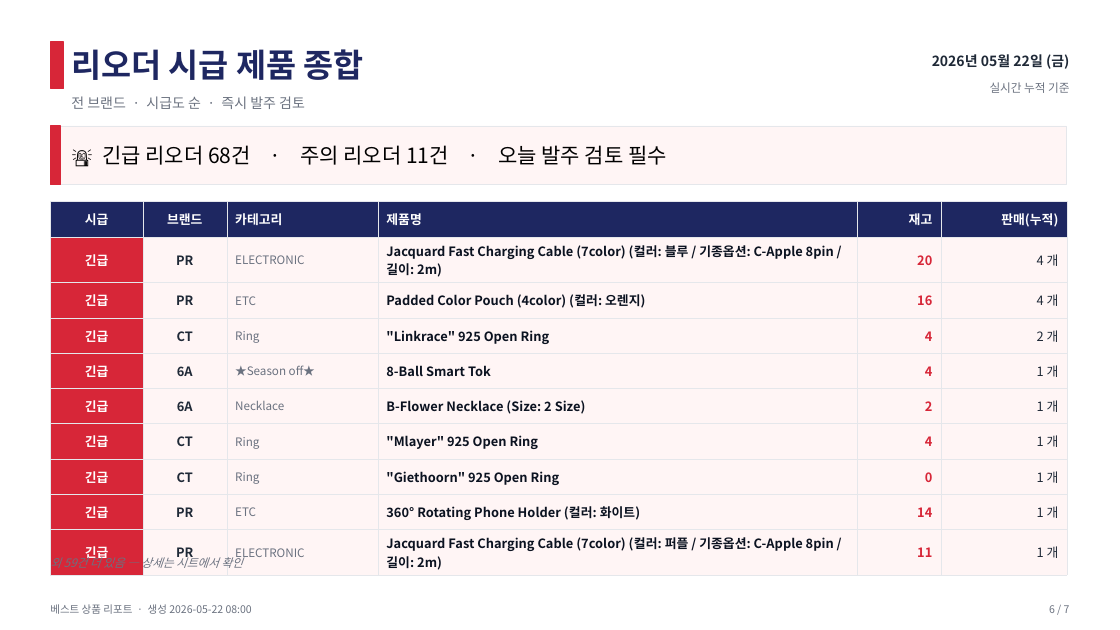
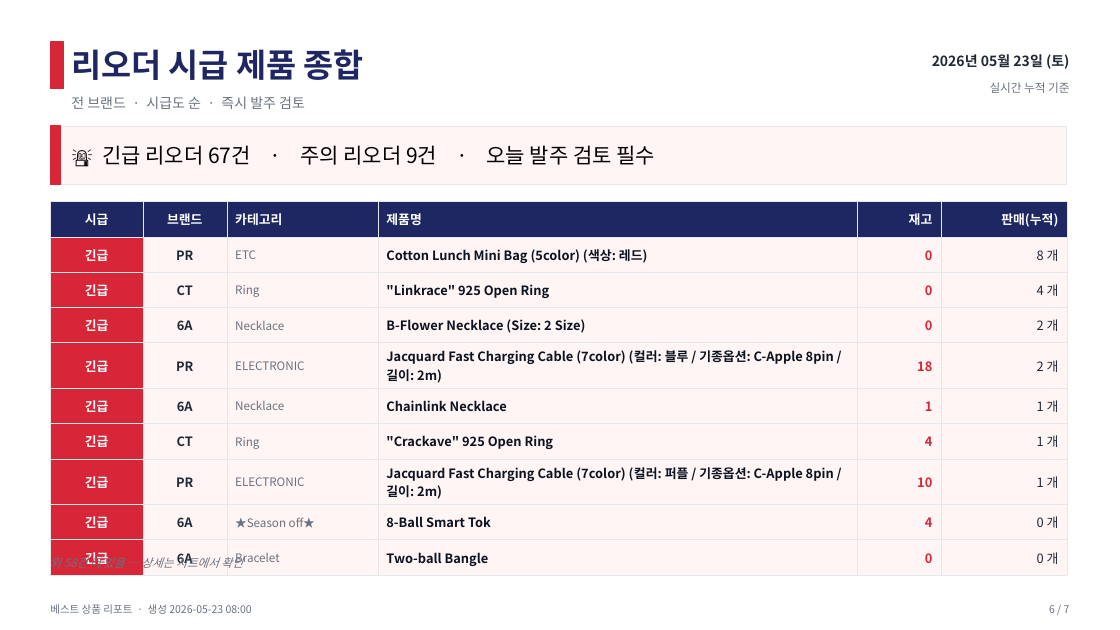
Before and after one commit to j65209/Brightbeed, a slide deck: slide 6 of data/sales-report.pptx. Drawn at 1120x630 pixels with LibreOffice and Linux fonts; fonts in the diff are those of the drawing. Boxes give left, top, right and bottom in pixels: in the first picture for what was removed or moved away, otherwise in the second. Text is boxed around its words. In the diff, an @@ line names an element or a change of style, - is before the commit and + after.

```diff
--- a/data/sales-report.pptx
+++ b/data/sales-report.pptx
@@ text at [932, 54, 1069, 69]: text changed @@
-2026년 05월 22일 (금)
+2026년 05월 23일 (토)
@@ text at [102, 145, 656, 165]: text changed @@
-🚨 긴급 리오더 68건 · 주의 리오더 11건 · 오늘 발주 검토 필수
+🚨 긴급 리오더 67건 · 주의 리오더 9건 · 오늘 발주 검토 필수
@@ table at [50, 202, 1067, 571] @@
-row 2: 긴급 | PR | ELECTRONIC | Jacquard Fast Charging Cable (7color) (컬러: 블루 / 기종옵션: C-Apple 8pin / 길이: 2m) | 20 | 4 개
+row 2: 긴급 | PR | ETC | Cotton Lunch Mini Bag (5color) (색상: 레드) | 0 | 8 개
-row 3: 긴급 | PR | ETC | Padded Color Pouch (4color) (컬러: 오렌지) | 16 | 4 개
+row 3: 긴급 | CT | Ring | "Linkrace" 925 Open Ring | 0 | 4 개
-row 4: 긴급 | CT | Ring | "Linkrace" 925 Open Ring | 4 | 2 개
+row 4: 긴급 | 6A | Necklace | B-Flower Necklace (Size: 2 Size) | 0 | 2 개
-row 5: 긴급 | 6A | ★Season off★ | 8-Ball Smart Tok | 4 | 1 개
+row 5: 긴급 | PR | ELECTRONIC | Jacquard Fast Charging Cable (7color) (컬러: 블루 / 기종옵션: C-Apple 8pin / 길이: 2m) | 18 | 2 개
-row 6, column 4: B-Flower Necklace (Size: 2 Size)
+row 6, column 4: Chainlink Necklace
-row 6, column 5: 2
+row 6, column 5: 1
@@ row 7, column 4: ""Mlayer" 925 Open Ring" to ""Crackave" 925 Open Ring" @@
-row 8: 긴급 | CT | Ring | "Giethoorn" 925 Open Ring | 0 | 1 개
+row 8: 긴급 | PR | ELECTRONIC | Jacquard Fast Charging Cable (7color) (컬러: 퍼플 / 기종옵션: C-Apple 8pin / 길이: 2m) | 10 | 1 개
-row 9: 긴급 | PR | ETC | 360° Rotating Phone Holder (컬러: 화이트) | 14 | 1 개
+row 9: 긴급 | 6A | ★Season off★ | 8-Ball Smart Tok | 4 | 0 개
-row 10: 긴급 | PR | ELECTRONIC | Jacquard Fast Charging Cable (7color) (컬러: 퍼플 / 기종옵션: C-Apple 8pin / 길이: 2m) | 11 | 1 개
+row 10: 긴급 | 6A | Bracelet | Two-ball Bangle | 0 | 0 개
@@ text at [50, 554, 242, 571]: text changed @@
-외 59건 더 있음 — 상세는 시트에서 확인
+외 58건 더 있음 — 상세는 시트에서 확인
```
Also in this commit, not shown: 6 other slides changed.
